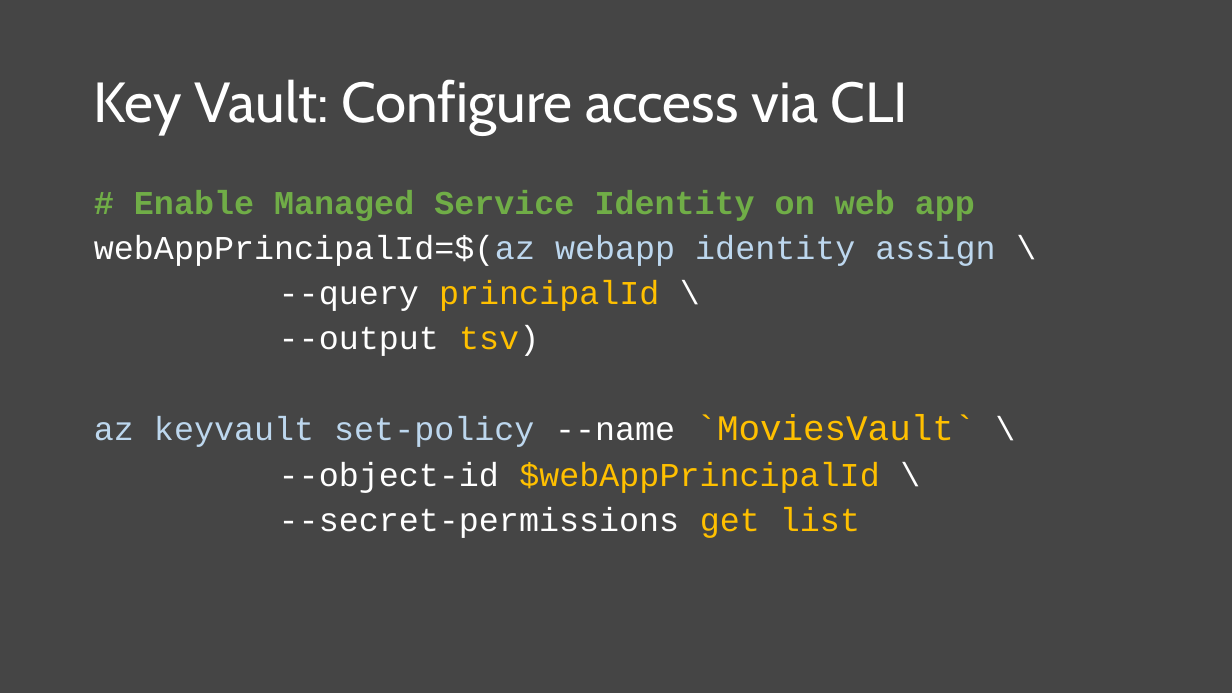
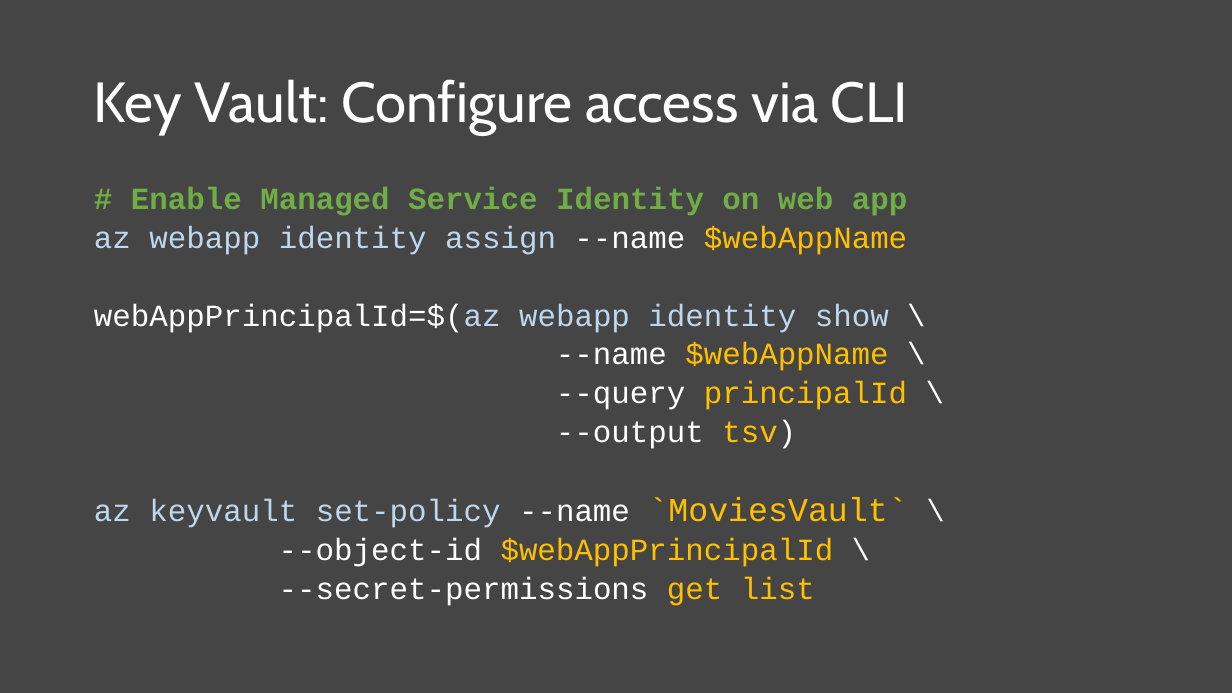
Before and after one commit to scottaddie/slide-decks, a slide deck: slide 19 of Protecting App Secrets.pptx. Drawn at 1232x693 pixels with LibreOffice and Linux fonts; fonts in the diff are those of the drawing. Boxes give left, top, right and bottom in pixels: in the first picture for what was removed or moved away, otherwise in the second. Text is boxed around its words. In the diff, an @@ line names an element or a change of style, - is before the commit and + after.

Commit message:
Update az cli commands

```diff
--- a/Protecting App Secrets.pptx
+++ b/Protecting App Secrets.pptx
@@ text at [94, 187, 907, 606]: size 26 to 24.1 pt in "# Enable Managed Service Identity on web ...", "--query principalId \", "--output tsv)", "az keyvault set-policy --name \" and 2 more places; size 28 to 25.9 pt in "`MoviesVault`"; line spacing 0.8 to 0.7 @@
@@ text at [94, 226, 907, 371]: text changed; size 26 to 24.1 pt @@
-webAppPrincipalId=$(az webapp identity assign \
+az webapp identity assign --name $webAppName
+webAppPrincipalId=$(az webapp identity show \
+--name $webAppName \
```
